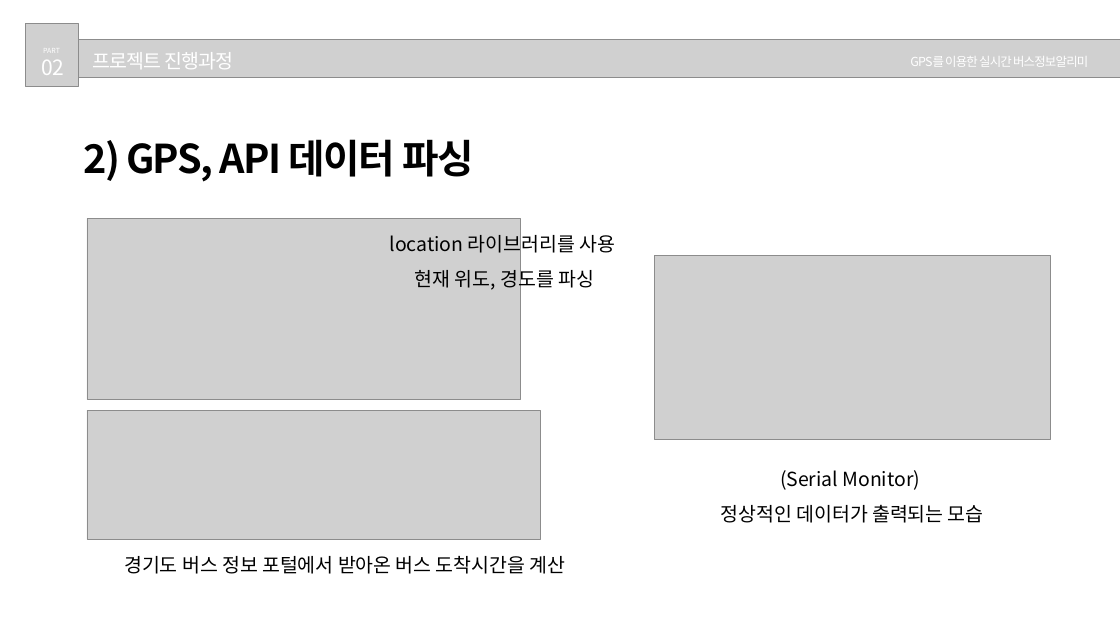
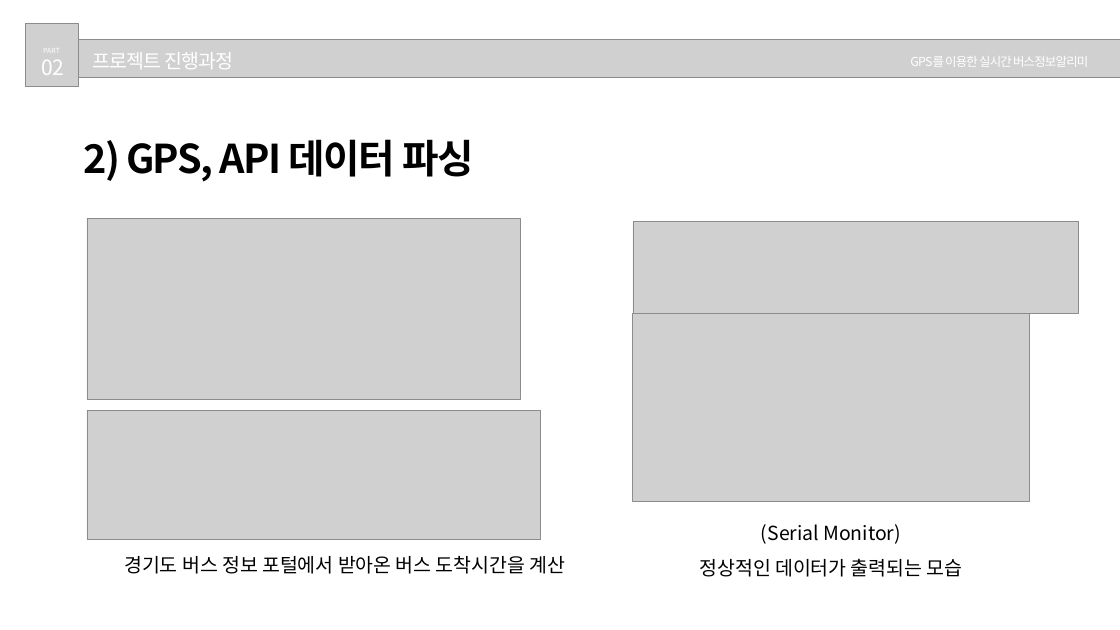
Before and after one commit to Hwan0808/Capstone_Project, a slide deck: slide 6 of 종합프로젝트설계_발표자료.pptx. Drawn at 1120x630 pixels with LibreOffice and Linux fonts; fonts in the diff are those of the drawing; grey boxes stand for pictures. Boxes give left, top, right and bottom in pixels: in the first picture for what was removed or moved away, otherwise in the second. Text is boxed around its words. In the diff, an @@ line names an element or a change of style, - is before the commit and + after.

```diff
--- a/종합프로젝트설계_발표자료.pptx
+++ b/종합프로젝트설계_발표자료.pptx
@@ text removed at box(390, 231, 615, 292) @@
-location 라이브러리를 사용
-현재 위도, 경도를 파싱
@@ picture added at box(633, 222, 1078, 314) @@
@@ picture removed at box(654, 255, 1050, 439) @@
@@ picture added at box(632, 314, 1029, 501) @@
@@ text "(Serial Monitor)": place and size @@
-text "(Serial Monitor)" at box(721, 470, 984, 523)
+text "(Serial Monitor)" at box(699, 524, 963, 577)
```
Also in this commit, not shown: 1 other slide changed.
